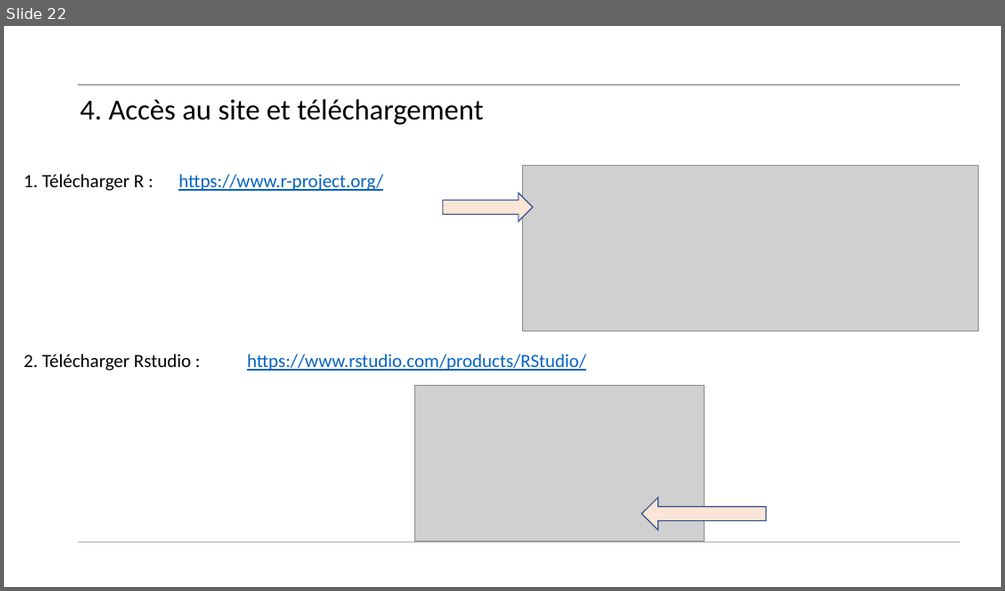
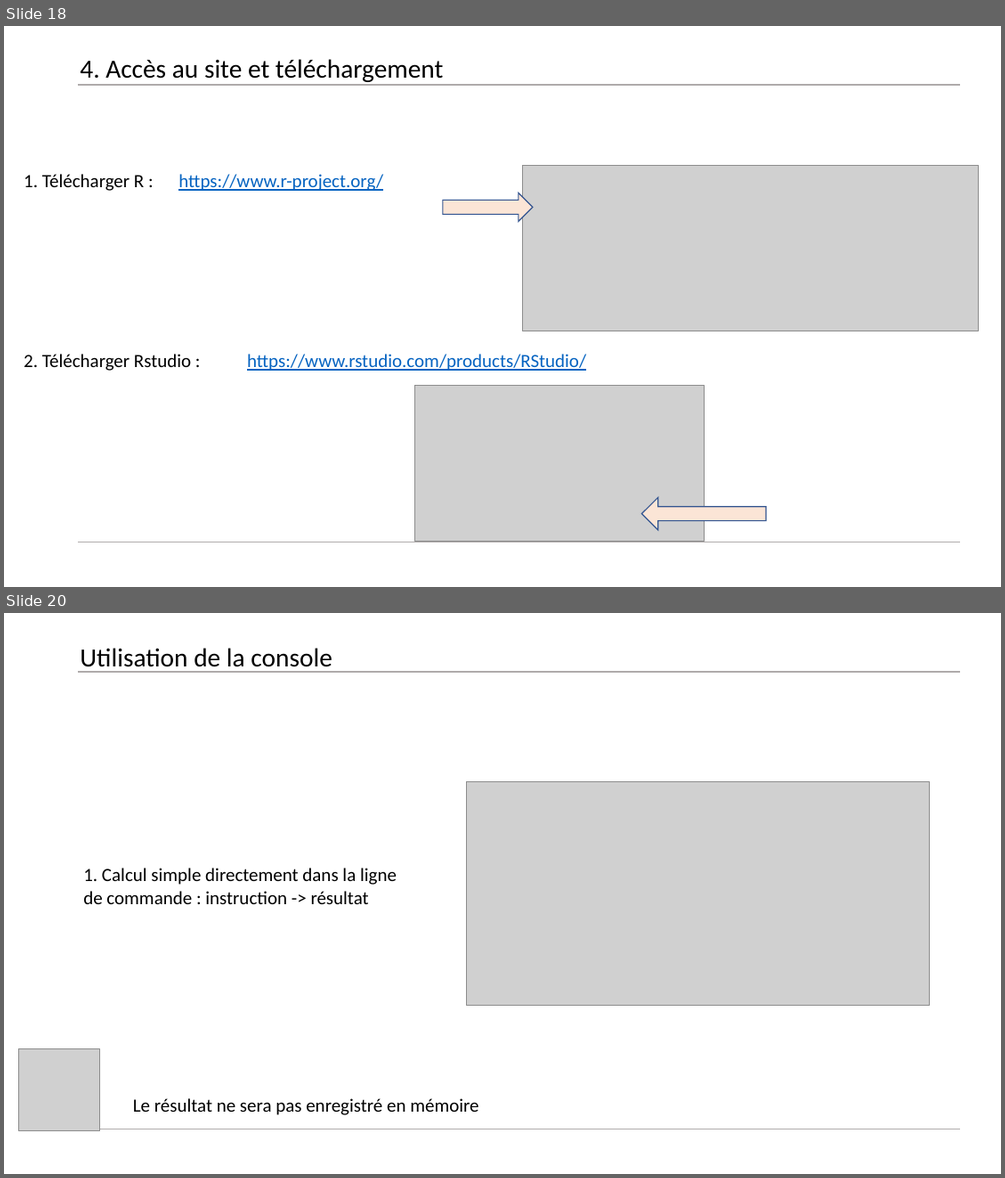
Before and after one commit to Arkantick/Enseignement_EPSI_LangageR, a slide deck: EPSI/Environnement_R_Cours.pptx. Shown one above the other, each under a label of ours: slide 22 before the commit, slides 18 and 20 after it; the slides between them are not shown. The pictures are 1005x591 and 1005x1178 pixels, drawn with LibreOffice and Linux fonts; fonts in the diff are those of the drawing; grey boxes stand for pictures. Boxes give left, top, right and bottom in pixels: in the first picture for what was removed or moved away, otherwise in the second. Text is boxed around its words. In the diff, an @@ line names an element or a change of style, - is before the commit and + after.

```diff
--- a/EPSI/Environnement_R_Cours.pptx
+++ b/EPSI/Environnement_R_Cours.pptx
@@ slide 20 added at <box>4,613,1001,1174</box>, background #FFFFFF; not listed: 2 template elements that a slide beside it also shows @@
@@ title added at <box>80,648,332,673</box>, 25.2 pt, text #000000 @@
+Utilisation de la console
@@ picture added at <box>466,782,929,1005</box> @@
@@ text added at <box>83,868,396,904</box>, 18 pt, text #000000 @@
+1. Calcul simple directement dans la ligne de commande : instruction -> résultat
@@ picture added at <box>18,1049,100,1130</box> @@
@@ text added at <box>133,1098,478,1115</box>, 18 pt, text #000000 @@
+Le résultat ne sera pas enregistré en mémoire
@@ what was slide 22 is now slide 18 @@
@@ slide 18 changed as well @@
@@ title "4. Accès au site et ..." at <box>80,59,443,82</box>: size 28 to 25.2 pt @@
```
Also in this commit, not shown: 17 other slides changed, 25 other slides added, 2 slides removed.
